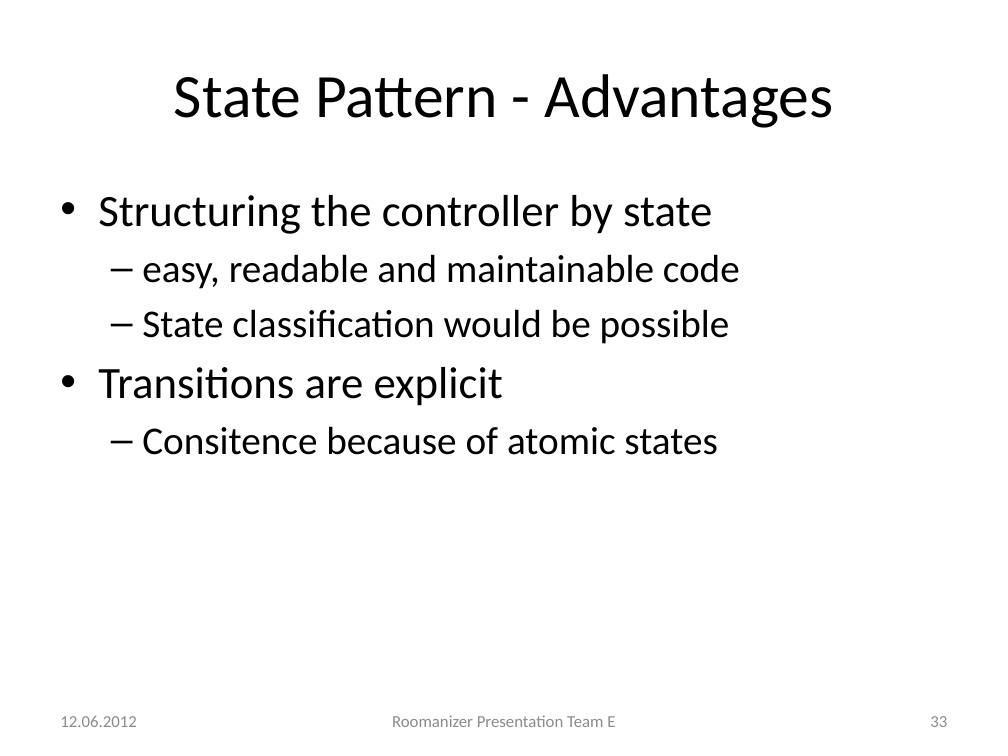
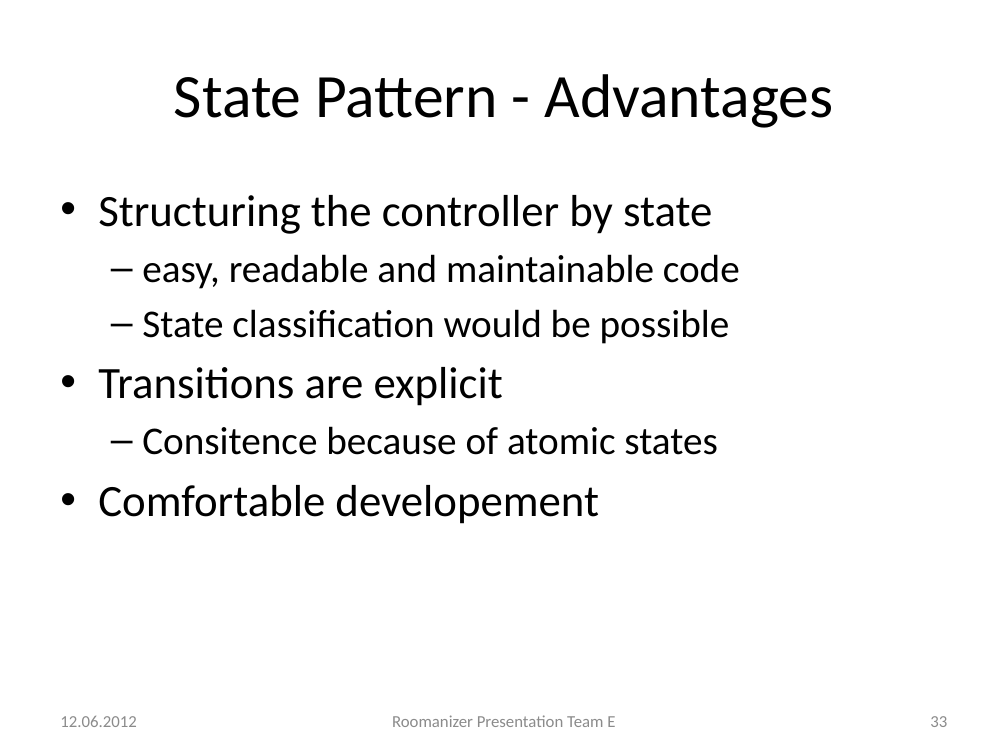
Before and after one commit to markusmo/HotelSoftware, a slide deck: slide 33 of Documentation/Praesentation/PresentationRoomanizer.pptx. Drawn at 1008x756 pixels with LibreOffice and Linux fonts; fonts in the diff are those of the drawing. Boxes give left, top, right and bottom in pixels: in the first picture for what was removed or moved away, otherwise in the second. Text is boxed around its words. In the diff, an @@ line names an element or a change of style, - is before the commit and + after.

```diff
--- a/Documentation/Praesentation/PresentationRoomanizer.pptx
+++ b/Documentation/Praesentation/PresentationRoomanizer.pptx
@@ text at (x1=98, y1=485, x2=599, y2=524): paragraph added @@
+• Comfortable developement
```
Also in this commit, not shown: 5 other slides changed, 6 other files.
